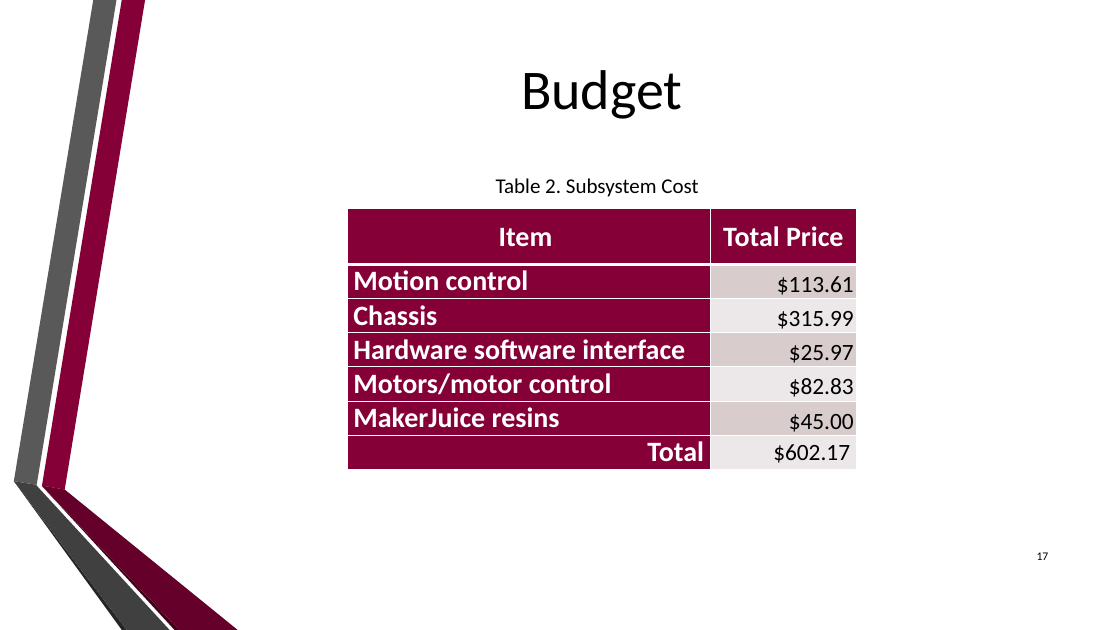
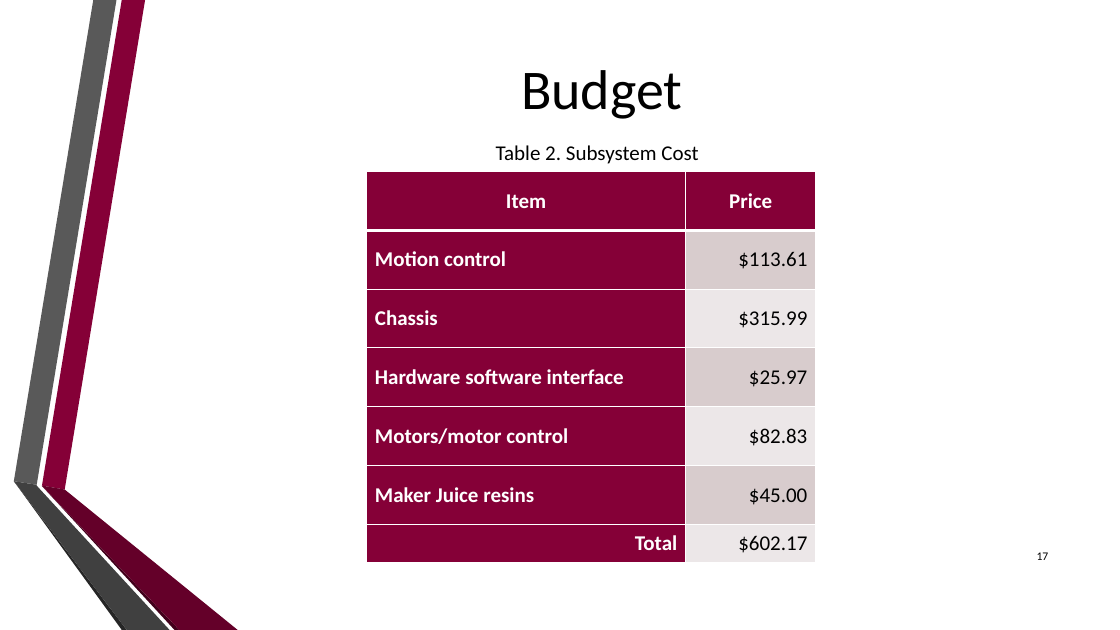
Before and after one commit to dan-olsen/SeniorDesign, a slide deck: slide 17 of Presentations/DesignPres/DesignPres-75.pptx. Drawn at 1120x630 pixels with LibreOffice and Linux fonts; fonts in the diff are those of the drawing; background and template pictures are left out. Boxes give left, top, right and bottom in pixels: in the first picture for what was removed or moved away, otherwise in the second. Text is boxed around its words. In the diff, an @@ line names an element or a change of style, - is before the commit and + after.

```diff
--- a/Presentations/DesignPres/DesignPres-75.pptx
+++ b/Presentations/DesignPres/DesignPres-75.pptx
@@ text "Table 2. Subsystem Cost": place and size @@
-text "Table 2. Subsystem Cost" at (496,178,698,197)
+text "Table 2. Subsystem Cost" at (496,145,698,164)
@@ table at (366,171,816,563) @@
-row 1, column 2: Total Price
+row 1, column 2: Price
-row 6, column 1: MakerJuice resins
+row 6, column 1: Maker Juice resins
@@ size 24 to 18 pt in "Item", "Motion control", "Chassis", "Hardware software interface" and 2 more places @@
@@ size 20 to 18 pt in "$113.61", "$315.99", "$25.97", "$82.83" and 2 more places @@
@@ table: place and size @@
-table at (347,209,856,467)
+table at (366,171,816,563)
```
Also in this commit, not shown: 6 other slides changed.
